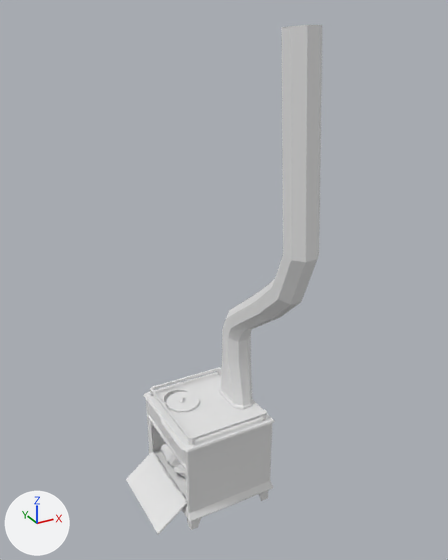
The Blender file Assets/Art/Incomplete/Blendfiles/woodburning_stove.blend: old version first, new version second.
Before and after are seen from a camera (50 mm lens) standing at (-21.8, -45.5, 45.5) and looking at (1.7, -2.9, 24.1). The lights are fixed; the arrows at lower left show +X, +Y and +Z. The older version comes first.

In view in the first picture: 'body_stove', 'chimney_stove', 'fence_stove', 'latch_stove', 'lid_stove', 'wood_stove' and 1 more.
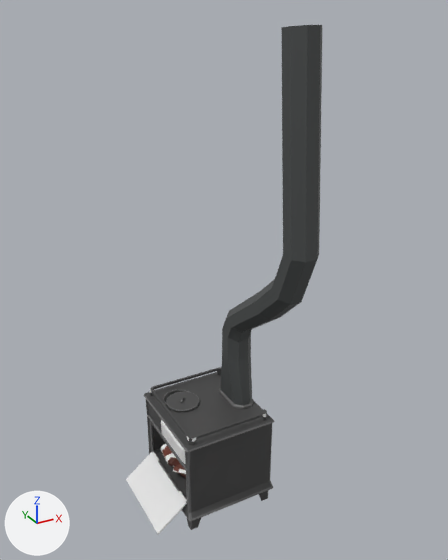
Changed parts and their boxes (x1, y1, x2, y2) in the pictures (448 x 560 px):
'chimney_stove', recoloured (white to black): (219, 25, 322, 410) in both
'body_stove', recoloured (white to grey): (143, 372, 275, 530) in both
'fence_stove', recoloured: (150, 367, 267, 445) in both
'lid_stove', recoloured (white to grey): (166, 392, 200, 412) in both
'wood_stove', recoloured (white to brown): (161, 444, 186, 478) in both

What the commit changed:
Picture 'Wood Stove Texture.png' (img_wood_stove_texture_png) is new.
Picture 'Lid Stove Texture.png' (img_lid_stove_texture_png) is new.
Picture 'Chimney Stove Texture.png' (img_chimney_stove_texture_png) is new.
Picture 'Body Stove Texture.png' (img_body_stove_texture_png) is new.
Picture 'Fence Stove Texture.png' (img_fence_stove_texture_png) is new.
Material 'Material.004' (mat_material_004) is new.
Its texture is img_wood_stove_texture_png.
Material 'Material.005' (mat_material_005) is new.
Its texture is img_lid_stove_texture_png.
Material 'Material.002' (mat_material_002) is new.
Its texture is img_chimney_stove_texture_png.
Material 'Material' (mat_material) is new.
Its texture is img_body_stove_texture_png.
Material 'Material.001' (mat_material_001) is new.
Its texture is img_fence_stove_texture_png.
me_cube_002 has 92 vertices, 76 faces and spans x -1.61..1.61, y -1.83..1.83, z -0.17..0.14.
me_cube_002 gains material mat_material_001 (picture img_fence_stove_texture_png).
me_cube_003 has 330 vertices, 269 faces and spans x -1.35..2.31, y -2.04..2.04, z 0.0..3.74.
me_cube_003 gains material mat_material (picture img_body_stove_texture_png).
me_cube_004 has 80 vertices, 74 faces and spans x -0.8..0.8, y -6.4..1.3, z 0.0..20.1.
me_cube_004 gains material mat_material_002 (picture img_chimney_stove_texture_png).
me_cylinder has 140 vertices, 108 faces and spans x -1.36..1.4, y -1.38..1.38, z -0.15..0.23.
me_cylinder gains material mat_material_005 (picture img_lid_stove_texture_png).
me_cube_011 has 140 vertices, 139 faces and spans x -3.56..4.36, y -4.01..3.82, z -3.8..3.92.
me_cube_011 gains material mat_material_004 (picture img_wood_stove_texture_png).
